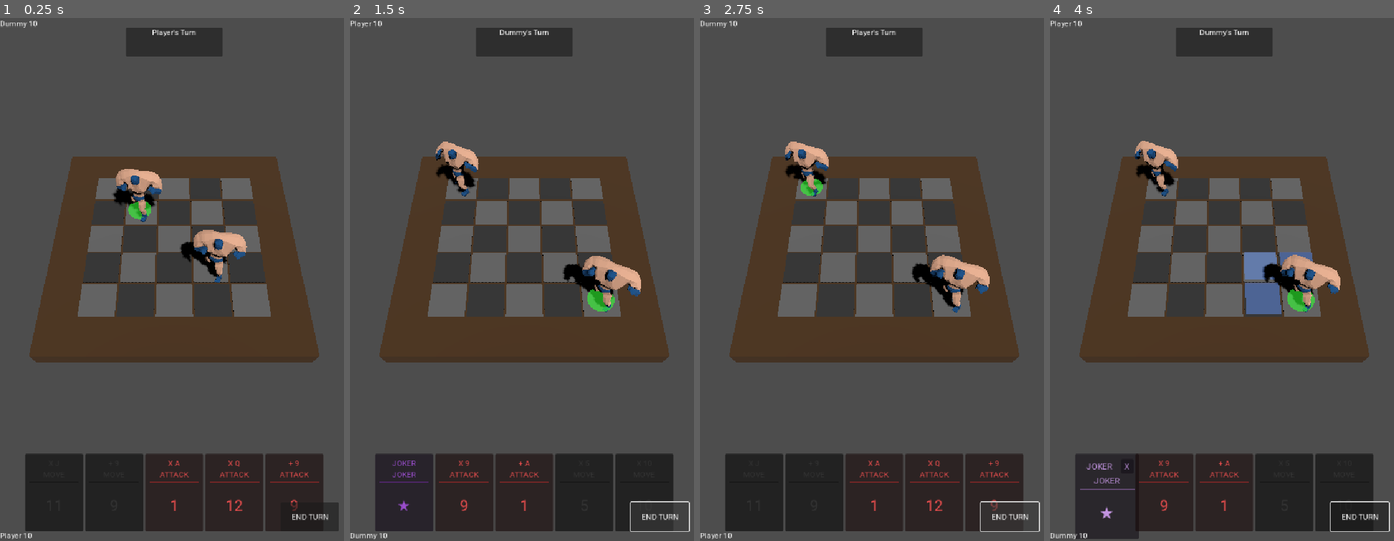
Above: before the commit, frames 1-4 (left to right).
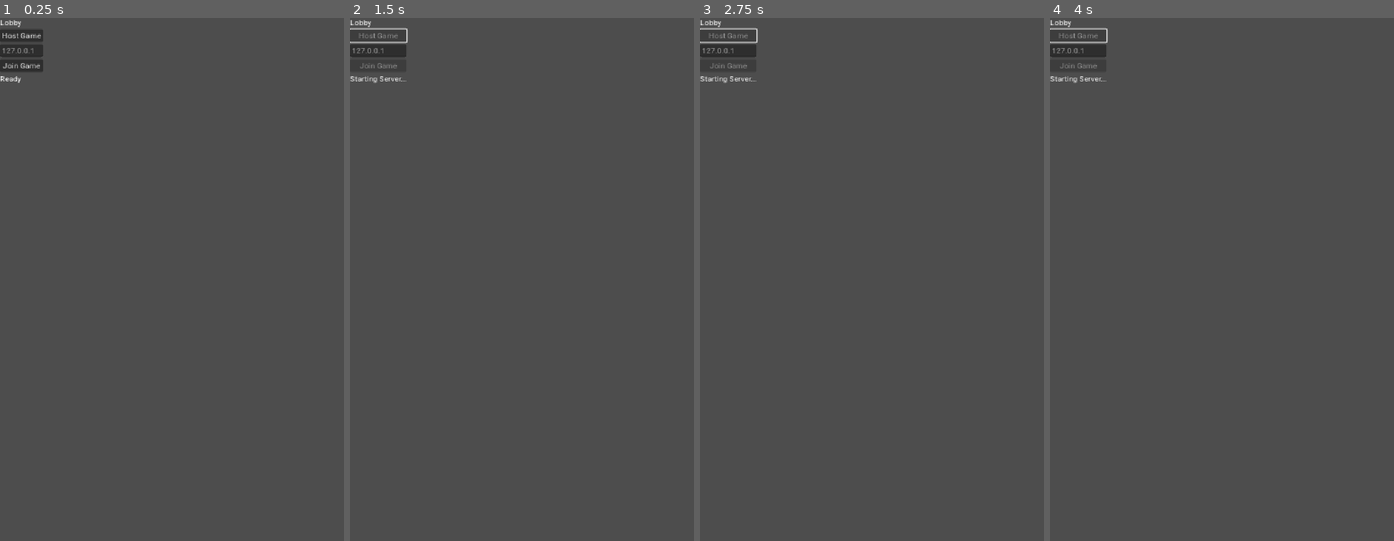
Above: after the commit, the same moments.

Repository: FredBros/king-of-the-apero
Game: Godot game, scene res://scenes/UI/Lobby.tscn
Two runs of this game, one before a commit and one after it. Both use one fixed random seed, a clock stepped at 60 frames per second and the inputs below. Before the commit the project starts from res://scenes/Arena.tscn.
Inputs (mouse positions are in pixels of both pictures, inside the frame that each line leads up to):
- Up to frame 1 (0.25 s): no input
- Up to frame 2 (1.5 s): click (370, 33) at 0.5 s, where only the run after the commit has a clickable "Host Game"; click (659, 514) at 1.25 s, where only the run before the commit has a clickable "END TURN"
- Up to frame 3 (2.75 s): click (1009, 514) at 2 s, where only the run before the commit has a clickable "END TURN"
- Up to frame 4 (4 s): click (1359, 514) at 2.75 s, where only the run before the commit has a clickable "END TURN"; move the mouse to (1105, 493) at 3.52 s; click (1105, 493) at 3.67 s

The runs differ from the first frame. In frame 1, 33% of the frame differs, in the area x 0-99%, y 0-100%; in frame 2, 32%; in frame 3, 32%; in frame 4, 34%.

Commit message:
Fix multiplayer card sync, turn validation, and UI visibility
Summary of changes:
- GameManager:
    - Fix card consumption on server by using approximate comparison for values (int/float mismatch fix).
    - Expose `server_process_use_card` to allow GridManager to force card consumption after validation.
    - Add `is_local_player_active` helper for turn validation.
    - Fix `client_receive_card` to persist hand data on client side.
- GridManager:
    - Add input validation to prevent interactions when it's not the local player's turn.
    - Secure `request_grid_action` RPC by verifying sender ID against active player ID.
    - Fix wrestler naming order during spawn to prevent "Node not found" RPC errors.
- Arena:
    - Update UI refresh logic to only display the local player's hand (hiding opponent's cards from Host).
- Wrestler:
    - Separate local movement logic from RPCs to fix initialization errors.
- GameUI:
    - Fix card removal logic to compare by value instead of object reference.

Diff:
--- a/project.godot
+++ b/project.godot
@@ -11,9 +11,13 @@
 [application]
 
 config/name="King of the apero"
-run/main_scene="uid://b8j4k5l6m7n8"
+run/main_scene="uid://0cle83moyvrj"
 config/features=PackedStringArray("4.5", "GL Compatibility")
 config/icon="res://icon.svg"
+
+[autoload]
+
+NetworkManager="*res://scripts/NetworkManager.gd"
 
 [display]
 
--- /dev/null
+++ b/scenes/UI/Lobby.tscn
@@ -0,0 +1,37 @@
+[gd_scene load_steps=2 format=3 uid="uid://0cle83moyvrj"]
+
+[ext_resource type="Script" uid="uid://cvfke4vmqc10k" path="res://scripts/Lobby.gd" id="1_o1atq"]
+
+[node name="Lobby" type="Control" node_paths=PackedStringArray("host_button", "join_button", "ip_input", "status_label")]
+layout_mode = 3
+anchors_preset = 0
+script = ExtResource("1_o1atq")
+host_button = NodePath("VBoxContainer/HostButton")
+join_button = NodePath("VBoxContainer/JoinButton")
+ip_input = NodePath("VBoxContainer/IPInput")
+status_label = NodePath("VBoxContainer/StatusLabel")
+
+[node name="VBoxContainer" type="VBoxContainer" parent="."]
+layout_mode = 0
+offset_right = 40.0
+offset_bottom = 40.0
+
+[node name="Lobby" type="Label" parent="VBoxContainer"]
+layout_mode = 2
+text = "Lobby"
+
+[node name="HostButton" type="Button" parent="VBoxContainer"]
+layout_mode = 2
+text = "Host Game"
+
+[node name="IPInput" type="LineEdit" parent="VBoxContainer"]
+layout_mode = 2
+placeholder_text = "127.0.0.1"
+
+[node name="JoinButton" type="Button" parent="VBoxContainer"]
+layout_mode = 2
+text = "Join Game"
+
+[node name="StatusLabel" type="Label" parent="VBoxContainer"]
+layout_mode = 2
+text = "Ready"
--- a/scripts/Arena.gd
+++ b/scripts/Arena.gd
@@ -29,20 +29,33 @@
 			_update_ui_player_positions()
 		)
 
-		# Connect Card Drawing/Discarding to UI
-		game_manager.card_drawn.connect(game_ui.add_card_to_hand)
-		game_manager.card_discarded.connect(game_ui.remove_card_from_hand)
+		# Connect Card Discarding to GridManager (to clear highlights)
 		game_manager.card_discarded.connect(grid_manager.on_card_discarded)
 
 		# Connect Game Manager to Grid Manager (to sync active wrestler)
 		game_manager.turn_started.connect(func(player_name):
 			grid_manager.set_active_wrestler(game_manager.get_active_wrestler())
 
-			# Refresh Hand UI for the new player
+			# Determine whose hand to show
+			var hand_owner = ""
+
+			# Check for Hotseat (Server with no clients)
+			if multiplayer.is_server() and multiplayer.get_peers().size() == 0:
+				hand_owner = player_name # Show active player
+			else:
+				# Networked: Find local player name
+				var my_id = multiplayer.get_unique_id()
+				for name in game_manager.player_peer_ids:
+					if game_manager.player_peer_ids[name] == my_id:
+						hand_owner = name
+						break
+
+			# Refresh Hand UI
 			game_ui.clear_hand()
-			var hand = game_manager.get_player_hand(player_name)
-			for card in hand:
-				game_ui.add_card_to_hand(card)
+			if hand_owner != "":
+				var hand = game_manager.get_player_hand(hand_owner)
+				for card in hand:
+					game_ui.add_card_to_hand(card)
 		)
 
 		# Start the game logic (GridManager has already spawned wrestlers in its _ready)
--- a/scripts/GameManager.gd
+++ b/scripts/GameManager.gd
@@ -17,38 +17,81 @@
 var active_player_index: int = 0
 var is_game_active: bool = false
 
+# Mapping des noms de joueurs vers les IDs réseau (Peer ID)
+var player_peer_ids: Dictionary = {}
+
 func initialize(wrestlers_list: Array[Wrestler], deck_mgr: DeckManager) -> void:
 	players = wrestlers_list
 	deck_manager = deck_mgr
 	active_player_index = 0 # Player 1 starts
 	is_game_active = true
-	deck_manager.initialize_deck()
-
-	# Initial setup: Fill hands to limit for all players
-	for player in players:
-		_draw_up_to_limit(player.name)
-
-	_start_turn()
+
+	# Configuration des IDs réseau
+	player_peer_ids.clear()
+	# Convention : players[0] est le Serveur (Host), players[1] est le Client (Joiner)
+	player_peer_ids[players[0].name] = 1
+
+	if multiplayer.is_server():
+		var peers = multiplayer.get_peers()
+		print("DEBUG: Server Initialize. Connected peers: ", peers)
+
+		if peers.size() > 0:
+			player_peer_ids[players[1].name] = peers[0]
+		else:
+			# Mode Solo / Debug Local
+			print("DEBUG: No peers found. Defaulting to Hotseat/Local.")
+			player_peer_ids[players[1].name] = 1
+
+		# Synchroniser les IDs avec les clients pour être sûr que tout le monde est d'accord
+		sync_player_ids.rpc(player_peer_ids)
+
+		# Seul le serveur gère le deck et la distribution
+		deck_manager.initialize_deck()
+
+		# Initial setup: Fill hands to limit for all players
+		for player in players:
+			_draw_up_to_limit(player.name)
+
+		_start_turn()
+	else:
+		print("DEBUG: Client Initialize. Waiting for Server ID Sync...")
+		# On attend que le serveur nous envoie les IDs via sync_player_ids
+		# On met une valeur par défaut temporaire pour éviter les crashs si accédé avant sync
+		player_peer_ids[players[1].name] = multiplayer.get_unique_id()
 
 func _start_turn() -> void:
 	var current_player = players[active_player_index]
 	print("Turn Start: ", current_player.name)
-	turn_started.emit(current_player.name)
-	_draw_turn_cards(current_player.name)
+
+	# Synchroniser le début du tour chez tout le monde
+	sync_turn_update.rpc(current_player.name)
+
+	# Le serveur gère la pioche
+	if multiplayer.is_server():
+		_draw_turn_cards(current_player.name)
 
 func end_turn() -> void:
 	if not is_game_active: return
 
-	print("Turn End")
-	turn_ended.emit()
-
-	# Switch player
-	active_player_index = (active_player_index + 1) % players.size()
-	_start_turn()
+	# Si on est client, on demande au serveur de finir le tour
+	if not multiplayer.is_server():
+		request_end_turn.rpc_id(1)
+		return
+
+	# Logique Serveur
+	_server_process_end_turn()
 
 # Returns true if an action was successfully consumed
 func try_use_action() -> bool:
-	return is_game_active
+	if not is_game_active: return false
+	return is_local_player_active()
+
+# Vérifie si le joueur local est celui dont c'est le tour
+func is_local_player_active() -> bool:
+	if players.is_empty(): return false
+	var current_player_name = players[active_player_index].name
+	var active_id = player_peer_ids.get(current_player_name, -1)
+	return active_id == multiplayer.get_unique_id()
 
 func get_active_wrestler() -> Wrestler:
 	if players.is_empty(): return null
@@ -57,15 +100,25 @@
 
 func use_card(card: CardData) -> bool:
 	if try_use_action():
-		var current_player_name = players[active_player_index].name
-		_remove_card_from_hand(current_player_name, card)
-		deck_manager.discard_card(card)
-		card_discarded.emit(card)
+		# Si on est client, on demande au serveur de jouer la carte
+		if not multiplayer.is_server():
+			request_play_card.rpc_id(1, _serialize_card(card))
+			# On retourne true pour que l'UI locale soit réactive (Optimistic UI)
+			# On retire la carte de notre main locale pour qu'elle ne revienne pas au refresh
+			var my_name = _get_my_player_name()
+			_remove_card_from_hand(my_name, card)
+
+			# Idéalement, on attendrait la confirmation, mais pour ce POC c'est ok.
+			return true
+
+		# Logique Serveur (ou Local)
+		server_process_use_card(card)
 		return true
 	return false
 
 func discard_hand_card(card: CardData) -> void:
 	if not is_game_active: return
+	# TODO: Implémenter la défausse réseau si nécessaire (pour l'instant local)
 	var current_player_name = players[active_player_index].name
 	_remove_card_from_hand(current_player_name, card)
 	deck_manager.discard_card(card)
@@ -84,7 +137,7 @@
 		var new_card = deck_manager.draw_card()
 		if new_card:
 			current_hand.append(new_card)
-			card_drawn.emit(new_card)
+			_notify_card_drawn(player_name, new_card)
 		else:
 			break # Deck empty
 
@@ -101,10 +154,133 @@
 		var new_card = deck_manager.draw_card()
 		if new_card:
 			current_hand.append(new_card)
-			card_drawn.emit(new_card)
+			_notify_card_drawn(player_name, new_card)
 		else:
 			break
 
-func _remove_card_from_hand(player_name: String, card: CardData) -> void:
+func _notify_card_drawn(player_name: String, card: CardData) -> void:
+	# On récupère l'ID, par défaut 1 (Serveur) si inconnu
+	var target_id = player_peer_ids.get(player_name, 1)
+
+	# Si c'est le serveur (local) ou mode Hotseat
+	if target_id == 1:
+		card_drawn.emit(card)
+	else:
+		# Sinon on envoie la carte au client concerné via RPC
+		client_receive_card.rpc_id(target_id, _serialize_card(card))
+
+func _remove_card_from_hand(player_name: String, card: CardData) -> bool:
 	if player_hands.has(player_name):
-		player_hands[player_name].erase(card)
+		# On doit trouver la carte correspondante dans la main (comparaison par valeur car instances différentes réseau)
+		var hand = player_hands[player_name]
+		for c in hand:
+			# Comparaison souple sur les valeurs pour éviter les soucis int/float
+			if c.title == card.title and c.suit == card.suit and is_equal_approx(float(c.value), float(card.value)):
+				hand.erase(c)
+				return true
+
+	print("DEBUG: Failed to remove card '", card.title, "' from hand of ", player_name)
+	# Debug approfondi pour voir ce qu'il y a dans la main
+	var hand_debug = []
+	if player_hands.has(player_name):
+		for c in player_hands[player_name]: hand_debug.append(c.title)
+	print("DEBUG: Hand content: ", hand_debug)
+	return false
+
+# --- RPCs & Network Logic ---
+
+@rpc("authority", "call_local", "reliable")
+func sync_player_ids(ids: Dictionary) -> void:
+	print("Sync Player IDs received: ", ids)
+	player_peer_ids = ids
+
+@rpc("authority", "call_local", "reliable")
+func sync_turn_update(player_name: String) -> void:
+	print("Sync Turn: ", player_name)
+	# Met à jour l'index localement pour que l'UI sache qui joue
+	for i in range(players.size()):
+		if players[i].name == player_name:
+			active_player_index = i
+			break
+	turn_started.emit(player_name)
+
+@rpc("authority", "call_remote", "reliable")
+func client_receive_card(card_data_dict: Dictionary) -> void:
+	print("Client received card RPC")
+	var card = _deserialize_card(card_data_dict)
+	# On l'ajoute à notre main locale (pour l'UI)
+	var my_name = _get_my_player_name()
+	if not my_name.is_empty():
+		if not player_hands.has(my_name):
+			player_hands[my_name] = []
+		player_hands[my_name].append(card)
+
+	card_drawn.emit(card)
+
+func _get_my_player_name() -> String:
+	var my_id = multiplayer.get_unique_id()
+	for name in player_peer_ids:
+		if player_peer_ids[name] == my_id:
+			return name
+	return ""
+
+@rpc("any_peer", "call_remote", "reliable")
+func request_end_turn() -> void:
+	# Sécurité : Vérifier que c'est bien le tour du joueur qui demande
+	var sender_id = multiplayer.get_remote_sender_id()
+	var current_player_name = players[active_player_index].name
+
+	if player_peer_ids[current_player_name] == sender_id:
+		_server_process_end_turn()
+
+func _server_process_end_turn() -> void:
+	print("Turn End Processed")
+	turn_ended.emit()
+	active_player_index = (active_player_index + 1) % players.size()
+	_start_turn()
+
+@rpc("any_peer", "call_remote", "reliable")
+func request_play_card(card_dict: Dictionary) -> void:
+	var sender_id = multiplayer.get_remote_sender_id()
+	var current_player_name = players[active_player_index].name
+
+	if player_peer_ids[current_player_name] == sender_id:
+		var card = _deserialize_card(card_dict)
+		server_process_use_card(card)
+
+func server_process_use_card(card: CardData) -> void:
+	var current_player_name = players[active_player_index].name
+
+	# On ne consomme la carte que si on arrive vraiment à l'enlever de la main
+	if _remove_card_from_hand(current_player_name, card):
+		deck_manager.discard_card(card)
+		# Informer tout le monde qu'une carte a été jouée (pour l'historique/anim)
+		sync_card_played.rpc(_serialize_card(card), current_player_name)
+	else:
+		printerr("Server: Attempted to use a card not in hand! Possible desync.")
+
+@rpc("authority", "call_local", "reliable")
+func sync_card_played(card_dict: Dictionary, player_name: String) -> void:
+	var card = _deserialize_card(card_dict)
+	_remove_card_from_hand(player_name, card)
+	card_discarded.emit(card)
+
+# --- Helpers Serialization ---
+
+func _serialize_card(card: CardData) -> Dictionary:
+	return {
+		"type": int(card.type),
+		"value": card.value,
+		"title": card.title,
+		"suit": card.suit,
+		"pattern": int(card.pattern)
+	}
+
+func _deserialize_card(data: Dictionary) -> CardData:
+	var card = CardData.new()
+	card.type = int(data.type) # Force int for Enum
+	card.value = int(data.value) # Force int
+	card.title = data.title
+	card.suit = data.suit
+	card.pattern = int(data.pattern) # Force int for Enum
+	return card
--- a/scripts/GameUI.gd
+++ b/scripts/GameUI.gd
@@ -29,6 +29,17 @@
 	var end_turn_btn = $EndTurnButton
 	end_turn_btn.pressed.connect(_on_end_turn_button_pressed)
 
+	# Connexion dynamique au GameManager
+	# On cherche le GameManager dans la scène (il devrait être un frère ou un parent)
+	var game_manager = get_tree().root.find_child("GameManager", true, false)
+	if game_manager:
+		if not game_manager.card_drawn.is_connected(add_card_to_hand):
+			game_manager.card_drawn.connect(add_card_to_hand)
+		if not game_manager.card_discarded.is_connected(remove_card_from_hand):
+			game_manager.card_discarded.connect(remove_card_from_hand)
+	else:
+		printerr("GameUI: GameManager not found!")
+
 func _on_end_turn_button_pressed() -> void:
 	end_turn_pressed.emit()
 
@@ -40,6 +51,7 @@
 	turn_label.text = player_name + "'s Turn"
 
 func add_card_to_hand(card_data: CardData) -> void:
+	print("DEBUG UI: Adding card ", card_data.title, " to hand.")
 	var card = card_ui_scene.instantiate()
 	hand_container.add_child(card)
 	card.setup(card_data)
@@ -48,7 +60,9 @@
 
 func remove_card_from_hand(card_data: CardData) -> void:
 	for child in hand_container.get_children():
-		if child is CardUI and child.card_data == card_data:
+		# Comparaison par valeur (car les instances diffèrent via RPC)
+		if child is CardUI and child.card_data.title == card_data.title and \
+		   child.card_data.value == card_data.value and child.card_data.suit == card_data.suit:
 			child.queue_free()
 			if selected_card_ui == child:
 				selected_card_ui = null
--- a/scripts/GridManager.gd
+++ b/scripts/GridManager.gd
@@ -104,6 +104,10 @@
 	if not active_wrestler or not current_card:
 		return
 
+	# Empêcher l'input si ce n'est pas notre tour
+	if game_manager and not game_manager.is_local_player_active():
+		return
+
 	var clicked_cell = _get_cell_under_mouse(mouse_pos)
 	if not is_valid_cell(clicked_cell):
 		return
@@ -117,18 +121,55 @@
 
 	# Rotate wrestler towards target
 	active_wrestler.look_at_target(to_global(grid_to_world(clicked_cell)))
-
-	var is_joker = current_card.suit == "Joker"
+	# Si on est Client, on envoie la requête au Serveur
+	if not multiplayer.is_server():
+		request_grid_action.rpc_id(1, clicked_cell, _serialize_card(current_card))
+		# On nettoie localement pour l'UI (Optimistic UI ou simple cleanup)
+		_clear_highlights()
+		current_card = null
+		return
+
+	# Si on est Serveur (ou Local), on exécute
+	_execute_action(clicked_cell, current_card)
+
+@rpc("any_peer", "call_local", "reliable")
+func request_grid_action(clicked_cell: Vector2i, card_data: Dictionary) -> void:
+	# Seul le serveur traite cette demande
+	if not multiplayer.is_server(): return
+
+	var card = _deserialize_card(card_data)
+
+	# Validation de sécurité : Est-ce bien le tour du joueur qui envoie la requête ?
+	if game_manager:
+		var sender_id = multiplayer.get_remote_sender_id()
+		var current_player_name = game_manager.players[game_manager.active_player_index].name
+		var active_id = game_manager.player_peer_ids.get(current_player_name, -1)
+
+		if sender_id != active_id:
+			printerr("Action rejetée : Le joueur ", sender_id, " a tenté de jouer pendant le tour de ", active_id)
+			return
+
+		active_wrestler = game_manager.get_active_wrestler()
+
+	_execute_action(clicked_cell, card)
+
+func _execute_action(clicked_cell: Vector2i, card: CardData) -> void:
+	if not active_wrestler: return
+
+	var is_joker = card.suit == "Joker"
 	var target = _get_wrestler_at(clicked_cell)
+
+	# Ensure rotation is synced from server to all clients
+	active_wrestler.look_at_target(to_global(grid_to_world(clicked_cell)))
 
 	# Logic based on card type
 	if target:
-		if current_card.type == CardData.CardType.ATTACK or is_joker:
+		if card.type == CardData.CardType.ATTACK or is_joker:
 			active_wrestler.attack(target)
-			_consume_card()
-	elif current_card.type == CardData.CardType.MOVE or is_joker:
+			_consume_card(card)
+	elif card.type == CardData.CardType.MOVE or is_joker:
 		active_wrestler.move_to_grid_position(clicked_cell)
-		_consume_card()
+		_consume_card(card)
 
 func _calculate_valid_cells() -> void:
 	valid_cells.clear()
@@ -220,9 +261,13 @@
 		inst.queue_free()
 	highlight_instances.clear()
 
-func _consume_card() -> void:
+func _consume_card(card: CardData) -> void:
 	if game_manager:
-		game_manager.use_card(current_card)
+		if multiplayer.is_server():
+			# Sur le serveur, on force le traitement car l'action a déjà été validée par request_grid_action
+			game_manager.server_process_use_card(card)
+		else:
+			game_manager.use_card(card)
 	_clear_highlights()
 	current_card = null
 
@@ -345,20 +390,20 @@
 	# Add it to the scene tree
 	active_wrestler = wrestler_instance
 	wrestlers.append(wrestler_instance)
+	wrestler_instance.name = "Player" # Nommer AVANT d'ajouter à l'arbre pour éviter les conflits RPC
 	add_child(wrestler_instance)
 
 	# Place it on a starting cell (Top-Left Corner)
 	var start_pos = Vector2i(0, 0)
 	wrestler_instance.set_initial_position(start_pos, self)
-	wrestler_instance.name = "Player"
 
 	# Spawn a Dummy Opponent
 	var dummy = wrestler_scene.instantiate()
 	wrestlers.append(dummy)
+	dummy.name = "Dummy" # Nommer AVANT d'ajouter à l'arbre
 	add_child(dummy)
 	# Place it on opposite corner (Bottom-Right)
 	dummy.set_initial_position(grid_size - Vector2i(1, 1), self)
-	dummy.name = "Dummy"
 
 	# Connect signals
 	wrestler_instance.died.connect(_on_wrestler_died)
@@ -373,3 +418,22 @@
 	# Simple win condition: Last man standing
 	if wrestlers.size() == 1:
 		game_over.emit(wrestlers[0].name)
+
+# --- Helpers Serialization (Dupliqué pour éviter les dépendances circulaires complexes) ---
+func _serialize_card(card: CardData) -> Dictionary:
+	return {
+		"type": int(card.type),
+		"value": card.value,
+		"title": card.title,
+		"suit": card.suit,
+		"pattern": int(card.pattern)
+	}
+
+func _deserialize_card(data: Dictionary) -> CardData:
+	var card = CardData.new()
+	card.type = int(data.type)
+	card.value = int(data.value)
+	card.title = data.title
+	card.suit = data.suit
+	card.pattern = int(data.pattern)
+	return card
--- /dev/null
+++ b/scripts/Lobby.gd
@@ -0,0 +1,52 @@
+extends Control
+
+# Assign these in the inspector after creating the scene
+@export var host_button: Button
+@export var join_button: Button
+@export var ip_input: LineEdit
+@export var status_label: Label
+
+func _ready() -> void:
+	if host_button: host_button.pressed.connect(_on_host_pressed)
+	if join_button: join_button.pressed.connect(_on_join_pressed)
+
+	# Connect to NetworkManager signals
+	# Note: NetworkManager is an Autoload, so we can access it globally
+	NetworkManager.connection_successful.connect(_on_connection_success)
+	NetworkManager.connection_failed.connect(_on_connection_fail)
+	NetworkManager.player_connected.connect(_on_player_connected)
+
+func _on_host_pressed() -> void:
+	if status_label: status_label.text = "Starting Server..."
+	NetworkManager.host_game()
+	_disable_buttons()
+
+func _on_join_pressed() -> void:
+	if status_label: status_label.text = "Connecting..."
+	var ip = ""
+	if ip_input: ip = ip_input.text
+	NetworkManager.join_game(ip)
+	_disable_buttons()
+
+func _on_connection_success() -> void:
+	if status_label: status_label.text = "Connected! Waiting for game..."
+
+func _on_connection_fail() -> void:
+	if status_label: status_label.text = "Connection Failed."
+	_enable_buttons()
+
+func _on_player_connected(id: int) -> void:
+	if status_label: status_label.text = "Player " + str(id) + " connected."
+
+	# TODO: Logic to start the game when 2 players are ready
+	if multiplayer.is_server() and multiplayer.get_peers().size() >= 1:
+		print("Enough players! Can start game logic here.")
+		NetworkManager.start_game()
+
+func _disable_buttons() -> void:
+	if host_button: host_button.disabled = true
+	if join_button: join_button.disabled = true
+
+func _enable_buttons() -> void:
+	if host_button: host_button.disabled = false
+	if join_button: join_button.disabled = false
--- /dev/null
+++ b/scripts/NetworkManager.gd
@@ -0,0 +1,79 @@
+extends Node
+
+signal player_connected(peer_id: int)
+signal player_disconnected(peer_id: int)
+signal connection_successful
+signal connection_failed
+signal server_disconnected
+
+const PORT = 8910
+const DEFAULT_SERVER_IP = "127.0.0.1" # Localhost
+const GAME_SCENE_PATH = "res://scenes/Arena.tscn" # TODO: Vérifie que c'est le bon chemin vers ta scène de jeu !
+
+var multiplayer_peer: WebSocketMultiplayerPeer
+
+func _ready() -> void:
+	# Connect signals from the high-level multiplayer API
+	multiplayer.peer_connected.connect(_on_peer_connected)
+	multiplayer.peer_disconnected.connect(_on_peer_disconnected)
+	multiplayer.connected_to_server.connect(_on_connected_to_server)
+	multiplayer.connection_failed.connect(_on_connection_failed)
+	multiplayer.server_disconnected.connect(_on_server_disconnected)
+
+func host_game() -> void:
+	multiplayer_peer = WebSocketMultiplayerPeer.new()
+	var error = multiplayer_peer.create_server(PORT)
+	if error != OK:
+		printerr("Failed to create server: ", error)
+		return
+
+	multiplayer.multiplayer_peer = multiplayer_peer
+	print("Server started on port ", PORT)
+
+	# Host is always ID 1. We emit it manually because peer_connected isn't emitted for self.
+	player_connected.emit(1)
+
+func join_game(address: String = "") -> void:
+	multiplayer_peer = WebSocketMultiplayerPeer.new()
+	if address.is_empty():
+		address = DEFAULT_SERVER_IP
+
+	# WebSocket URL format: ws://IP:PORT
+	var url = "ws://" + address + ":" + str(PORT)
+	var error = multiplayer_peer.create_client(url)
+	if error != OK:
+		printerr("Failed to create client: ", error)
+		return
+
+	multiplayer.multiplayer_peer = multiplayer_peer
+	print("Connecting to server at ", url, "...")
+
+func _on_peer_connected(id: int) -> void:
+	print("Peer connected: ", id)
+	player_connected.emit(id)
+
+func _on_peer_disconnected(id: int) -> void:
+	print("Peer disconnected: ", id)
+	player_disconnected.emit(id)
+
+func _on_connected_to_server() -> void:
+	print("Successfully connected to server!")
+	connection_successful.emit()
+
+func _on_connection_failed() -> void:
+	printerr("Connection failed!")
+	connection_failed.emit()
+
+func _on_server_disconnected() -> void:
+	print("Server disconnected!")
+	server_disconnected.emit()
+	multiplayer.multiplayer_peer = null
+
+func start_game() -> void:
+	# Seul le serveur peut lancer la partie
+	if multiplayer.is_server():
+		load_game_scene.rpc(GAME_SCENE_PATH)
+
+@rpc("authority", "call_local", "reliable")
+func load_game_scene(scene_path: String) -> void:
+	get_tree().change_scene_to_file(scene_path)
--- a/scripts/Wrestler.gd
+++ b/scripts/Wrestler.gd
@@ -26,10 +26,20 @@
 
 	_play_anim("Idle")
 
-	move_to_grid_position(pos)
+	# Initial placement is local only, no RPC needed (spawn is deterministic or handled elsewhere)
+	_perform_move(pos)
 
 # Moves the wrestler to a new grid position (instantly for now)
 func move_to_grid_position(new_pos: Vector2i) -> void:
+	# On diffuse l'ordre de mouvement à tout le monde
+	sync_move.rpc(new_pos)
+
+@rpc("call_local", "reliable")
+func sync_move(new_pos: Vector2i) -> void:
+	_perform_move(new_pos)
+
+func _perform_move(new_pos: Vector2i) -> void:
+	# Logique de mouvement (exécutée chez tout le monde)
 	if not grid_manager:
 		printerr("GridManager not set for this wrestler!")
 		return
@@ -50,12 +60,17 @@
 
 # Perform an attack on a target wrestler
 func attack(target: Wrestler) -> void:
+	sync_attack.rpc(target.get_path())
+
+@rpc("call_local", "reliable")
+func sync_attack(target_path: NodePath) -> void:
 	_play_anim("Punch")
 
 	# Wait for the "impact" moment of the animation (approx 0.2s - 0.4s usually)
 	# Ideally, use AnimationPlayer method track, but a timer is fine for POC
 	await get_tree().create_timer(0.3).timeout
 
+	var target = get_node_or_null(target_path)
 	if target:
 		target.take_damage(1)
 
@@ -97,6 +112,18 @@
 
 # Rotate the wrestler to face a target position (keeping Y axis upright)
 func look_at_target(target_pos: Vector3) -> void:
+	# Local visual update immediately
+	_perform_look_at(target_pos)
+
+	# If we are the server, we sync this to others
+	if multiplayer.is_server():
+		sync_look_at.rpc(target_pos)
+
+@rpc("call_remote", "unreliable")
+func sync_look_at(target_pos: Vector3) -> void:
+	_perform_look_at(target_pos)
+
+func _perform_look_at(target_pos: Vector3) -> void:
 	var look_pos = target_pos
 	look_pos.y = global_position.y
 	look_at(look_pos, Vector3.UP)
Not shown, added: scripts/Lobby.gd.uid
Not shown, added: scripts/NetworkManager.gd.uid
Not shown, removed: ChatAi_Instructions.md
Not shown, removed: roadmap.md
Not shown, added: scripts/consoleLog.md
